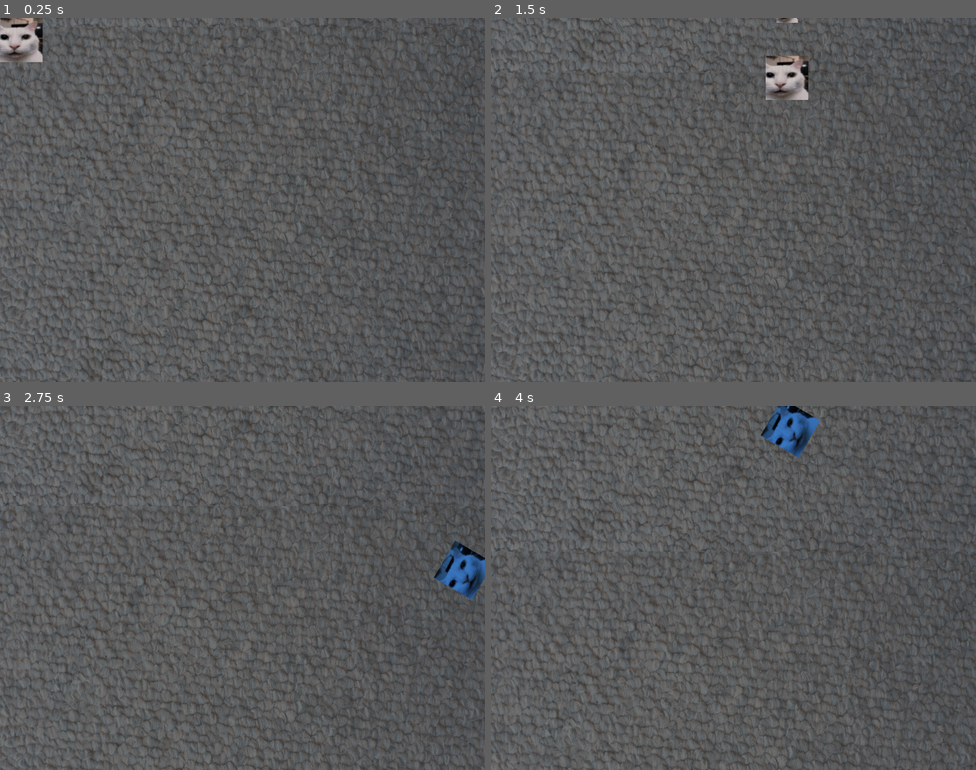
Above: before the commit, frames 1-4 (two rows, left to right).
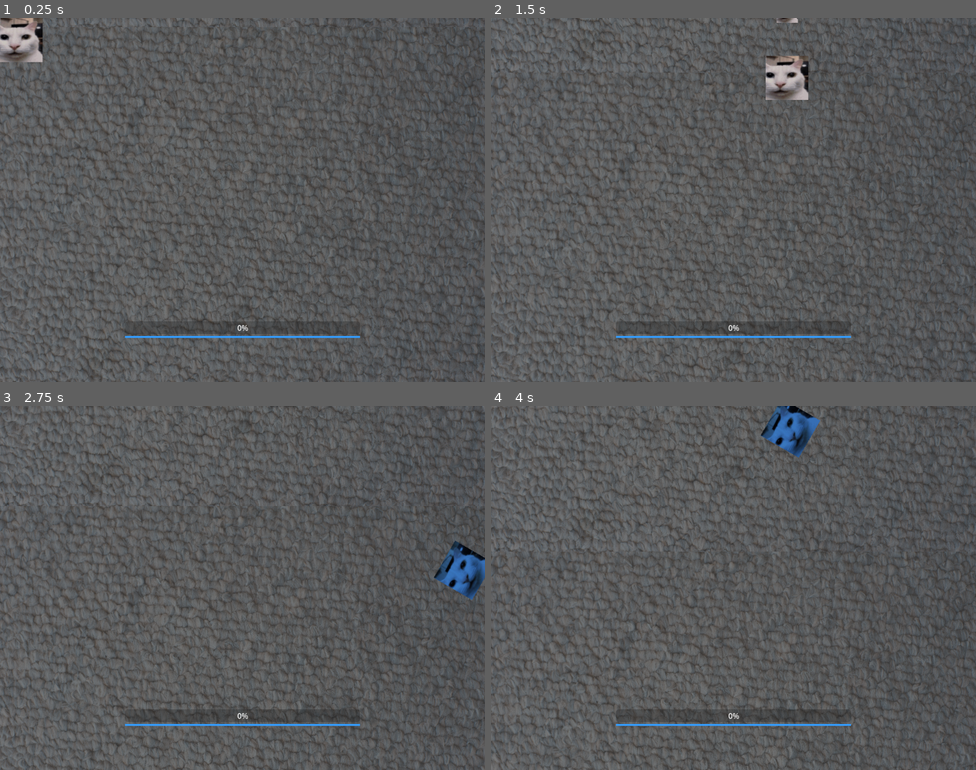
Above: after the commit, the same moments.

Repository: maskenary/canny-cat-game
Game: Godot game, scene res://Scenes/main.tscn
The game is run twice, just before and just after one commit, with the same random seed, the same clock (stepped at 60 frames per second) and the same inputs.
Inputs:
- Up to frame 1 (0.25 s): no input
- Up to frame 2 (1.5 s): hold D (right) 0.53-1.28 s; hold Shift (dodge) 0.53-1.28 s; hold S (down) from 1.28 s (still down); tap Space (shoot) at 1.35 s
- Up to frame 3 (2.75 s): release S (down) at 2.03 s; hold D (right) from 2.03 s (still down); hold Shift (dodge) from 2.03 s (still down)
- Up to frame 4 (4 s): release D (right) at 2.78 s; release Shift (dodge) at 2.78 s; hold W (up) 2.78-3.53 s; tap Space (shoot) at 2.85 s; hold A (left) from 3.53 s (still down); hold Shift (dodge) from 3.53 s (still down)

The runs differ from the first frame. In frame 1, 0.5% of the frame differs, in the area x 25-75%, y 83-88%; in frame 2, 0.5%; in frame 3, 0.4%; in frame 4, 0.5%.

Commit message:
ui start

Diff:
--- /dev/null
+++ b/Scenes/interface.tscn
@@ -0,0 +1,35 @@
+[gd_scene load_steps=2 format=3 uid="uid://uugyvjl0gmkg"]
+
+[sub_resource type="StyleBoxFlat" id="StyleBoxFlat_6r8pl"]
+bg_color = Color(0.200914, 0.61332, 1, 1)
+
+[node name="Interface" type="Control"]
+layout_mode = 3
+anchors_preset = 15
+anchor_right = 1.0
+anchor_bottom = 1.0
+grow_horizontal = 2
+grow_vertical = 2
+
+[node name="VBoxContainer" type="VBoxContainer" parent="."]
+layout_mode = 1
+anchors_preset = 7
+anchor_left = 0.5
+anchor_top = 1.0
+anchor_right = 0.5
+anchor_bottom = 1.0
+offset_left = -248.0
+offset_top = -128.0
+offset_right = 248.0
+offset_bottom = -64.0
+grow_horizontal = 2
+grow_vertical = 0
+
+[node name="ProgressBar" type="ProgressBar" parent="VBoxContainer"]
+layout_mode = 2
+
+[node name="ProgressBar2" type="ProgressBar" parent="VBoxContainer"]
+layout_mode = 2
+theme_override_styles/fill = SubResource("StyleBoxFlat_6r8pl")
+value = 100.0
+show_percentage = false
--- a/Scenes/main.tscn
+++ b/Scenes/main.tscn
@@ -1,8 +1,9 @@
-[gd_scene load_steps=4 format=3 uid="uid://p2myv1lyv1qb"]
+[gd_scene load_steps=5 format=3 uid="uid://p2myv1lyv1qb"]
 
 [ext_resource type="Script" path="res://Scripts/main.gd" id="1_j824w"]
 [ext_resource type="PackedScene" uid="uid://deo5knsxsjhly" path="res://Scenes/player.tscn" id="1_kl833"]
 [ext_resource type="PackedScene" uid="uid://c6gfxycj2603q" path="res://Scenes/background.tscn" id="2_r5fni"]
+[ext_resource type="PackedScene" uid="uid://uugyvjl0gmkg" path="res://Scenes/interface.tscn" id="4_h8wl0"]
 
 [node name="Main" type="Node"]
 script = ExtResource("1_j824w")
@@ -12,4 +13,6 @@
 
 [node name="Player" parent="." instance=ExtResource("1_kl833")]
 
+[node name="Interface" parent="." instance=ExtResource("4_h8wl0")]
+
 [connection signal="bullet_fired" from="Player" to="." method="_on_player_bullet_fired"]
